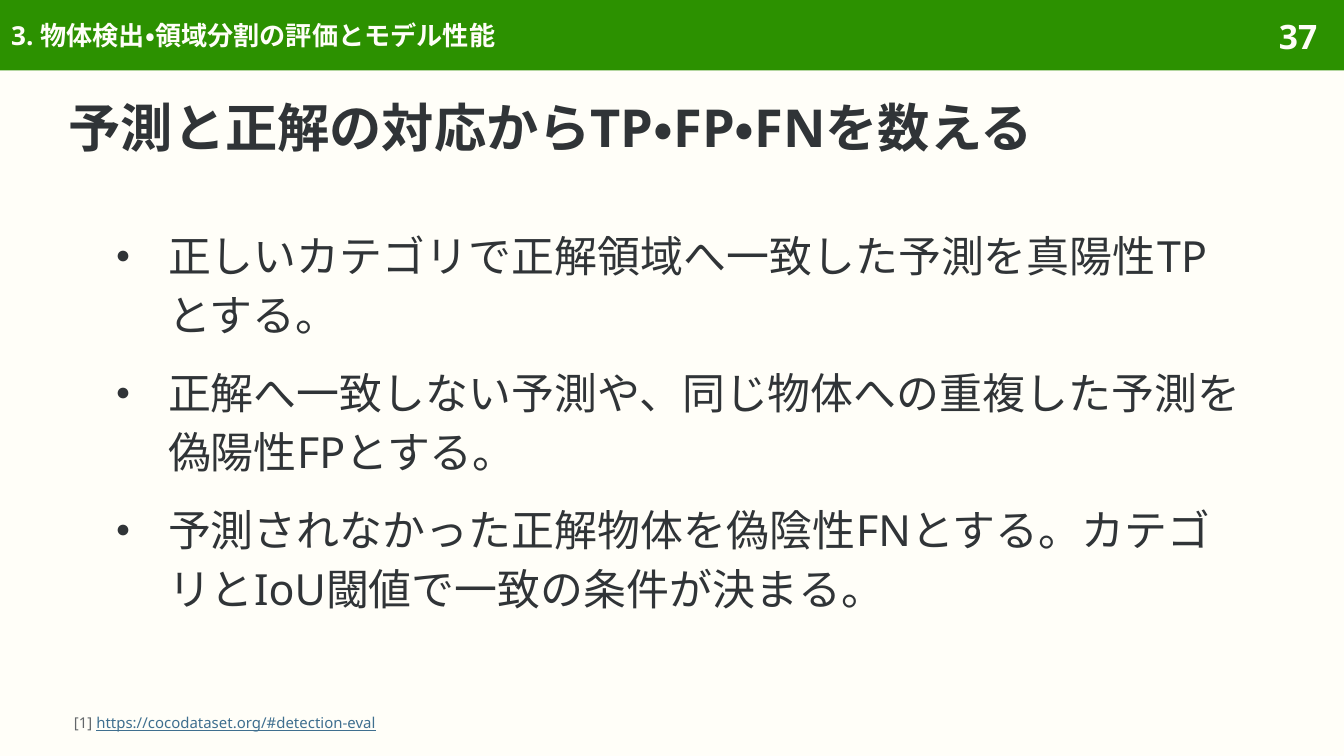
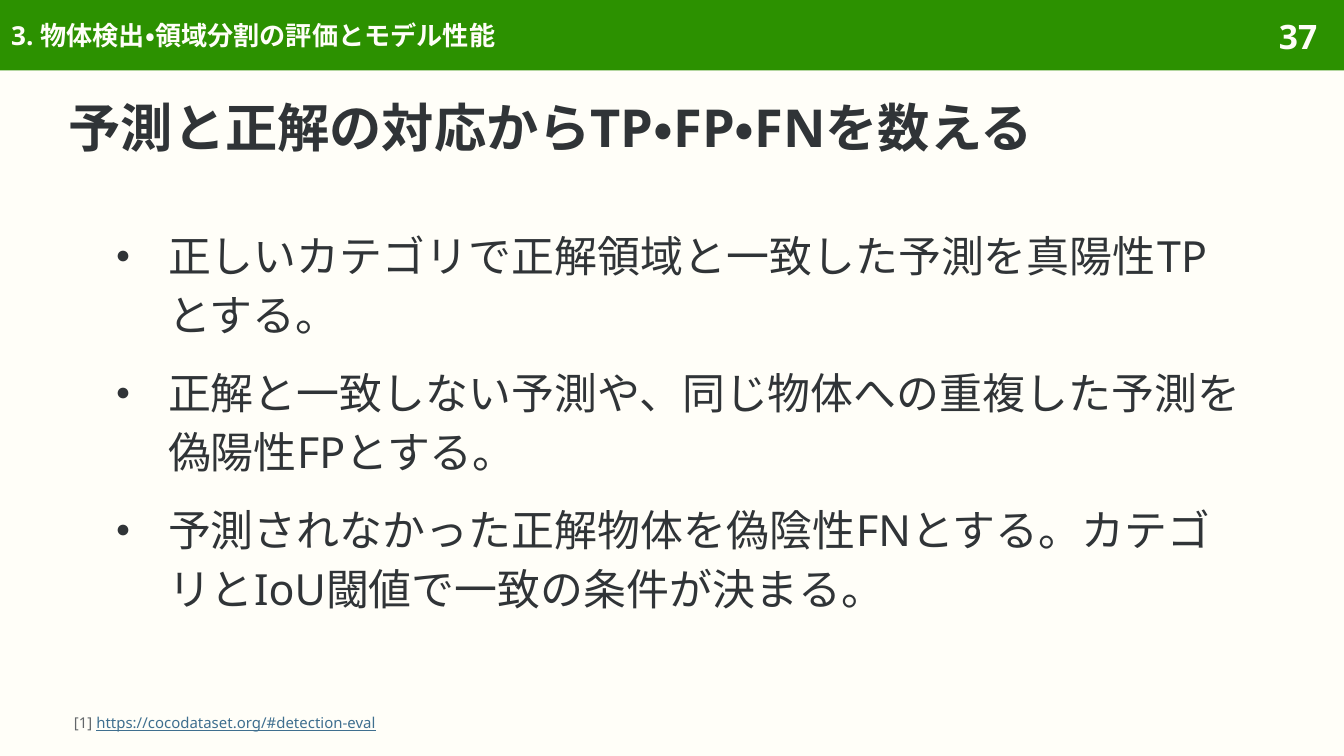
Before and after one commit to sasakiy84/datasets-in-10-minutes, a slide deck: slide 37 of slides/datasets-in-10-minutes-coco.pptx. Drawn at 1344x756 pixels with LibreOffice and Linux fonts; fonts in the diff are those of the drawing. Boxes give left, top, right and bottom in pixels: in the first picture for what was removed or moved away, otherwise in the second. Text is boxed around its words. In the diff, an @@ line names an element or a change of style, - is before the commit and + after.

```diff
--- a/slides/datasets-in-10-minutes-coco.pptx
+++ b/slides/datasets-in-10-minutes-coco.pptx
@@ text at (168, 235, 1240, 472): text changed @@
-● 正しいカテゴリで正解領域へ一致した予測を真陽性TPとする。
-● 正解へ一致しない予測や、同じ物体への重複した予測を偽陽性FPとする。
+● 正しいカテゴリで正解領域と一致した予測を真陽性TPとする。
+● 正解と一致しない予測や、同じ物体への重複した予測を偽陽性FPとする。
```
Also in this commit, not shown: 10 other slides changed, 7 other files.
